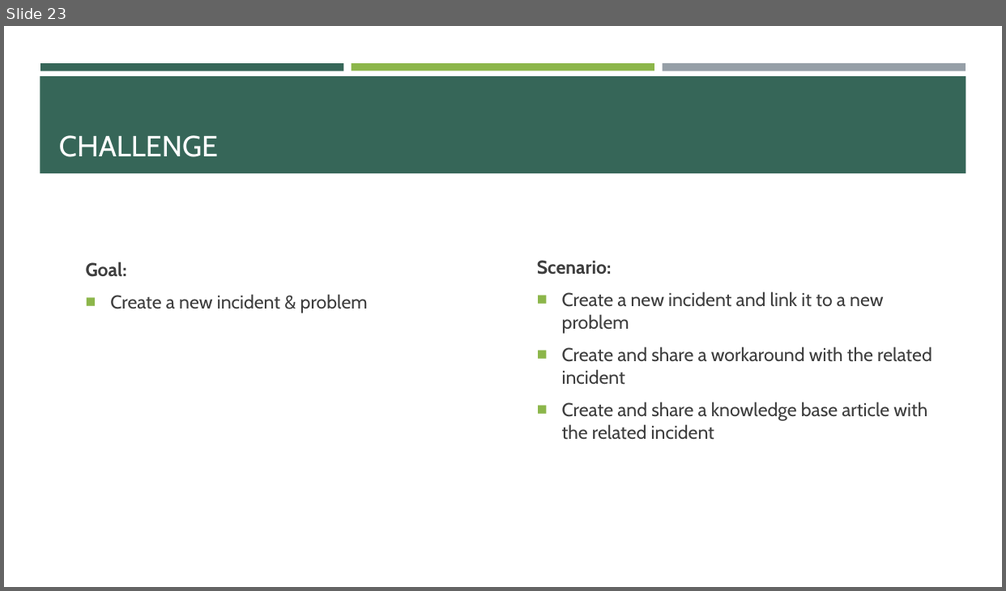
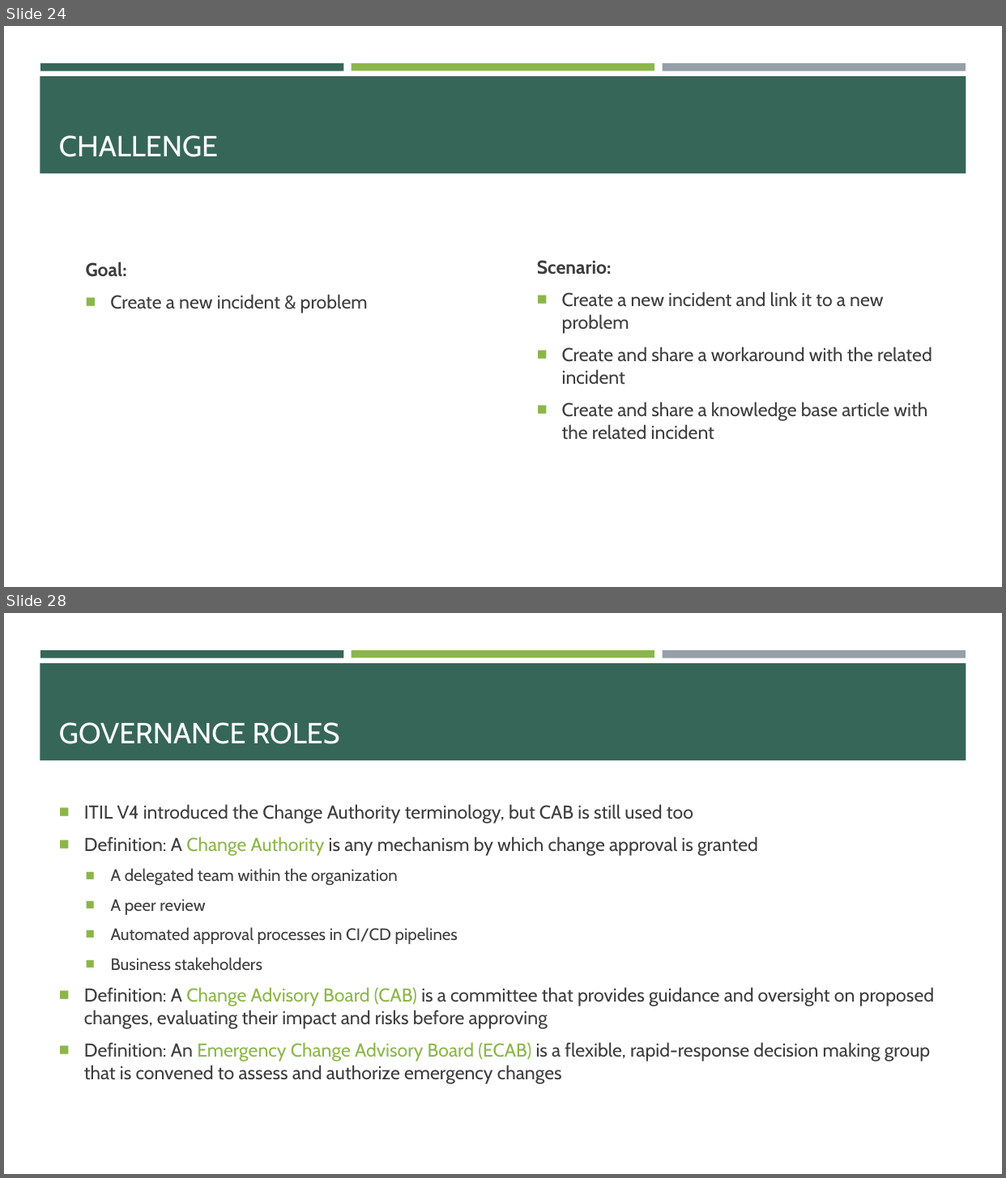
Before and after one commit to e-m-wilson/SNOW, a slide deck: Week_3/Incident_Problem_Management.pptx. Shown one above the other, each under a label of ours: slide 23 before the commit, slides 24 and 28 after it; the slides between them are not shown. The pictures are 1006x591 and 1006x1178 pixels, drawn with LibreOffice and Linux fonts; fonts in the diff are those of the drawing. Boxes give left, top, right and bottom in pixels: in the first picture for what was removed or moved away, otherwise in the second. Text is boxed around its words. In the diff, an @@ line names an element or a change of style, - is before the commit and + after.

```diff
--- a/Week_3/Incident_Problem_Management.pptx
+++ b/Week_3/Incident_Problem_Management.pptx
@@ slide 28 added at (4, 613, 1002, 1174), background #FFFFFF; not listed: 4 template elements that a slide beside it also shows @@
@@ title added at (59, 722, 340, 744), 28 pt, text #FFFFFF @@
+GOVERNANCE ROLES
@@ text added at (84, 804, 934, 1084), 18 pt, text #3D3D3D @@
+■ ITIL V4 introduced the Change Authority terminology, but CAB is still used too
+■ Definition: A Change Authority is any mechanism by which change approval is granted
+  ■ A delegated team within the organization
+  ■ A peer review
+  ■ Automated approval processes in CI/CD pipelines
+  ■ Business stakeholders
+■ Definition: A Change Advisory Board (CAB) is a committee that provides guidance and oversight on proposed changes, evaluating their impact and risks before approving
+■ Definition: An Emergency Change Advisory Board (ECAB) is a flexible, rapid-response decision making group that is convened to assess and authorize emergency changes
@@ what was slide 23 is now slide 24 @@
```
Also in this commit, not shown: 1 slide changed, 21 other slides added.
